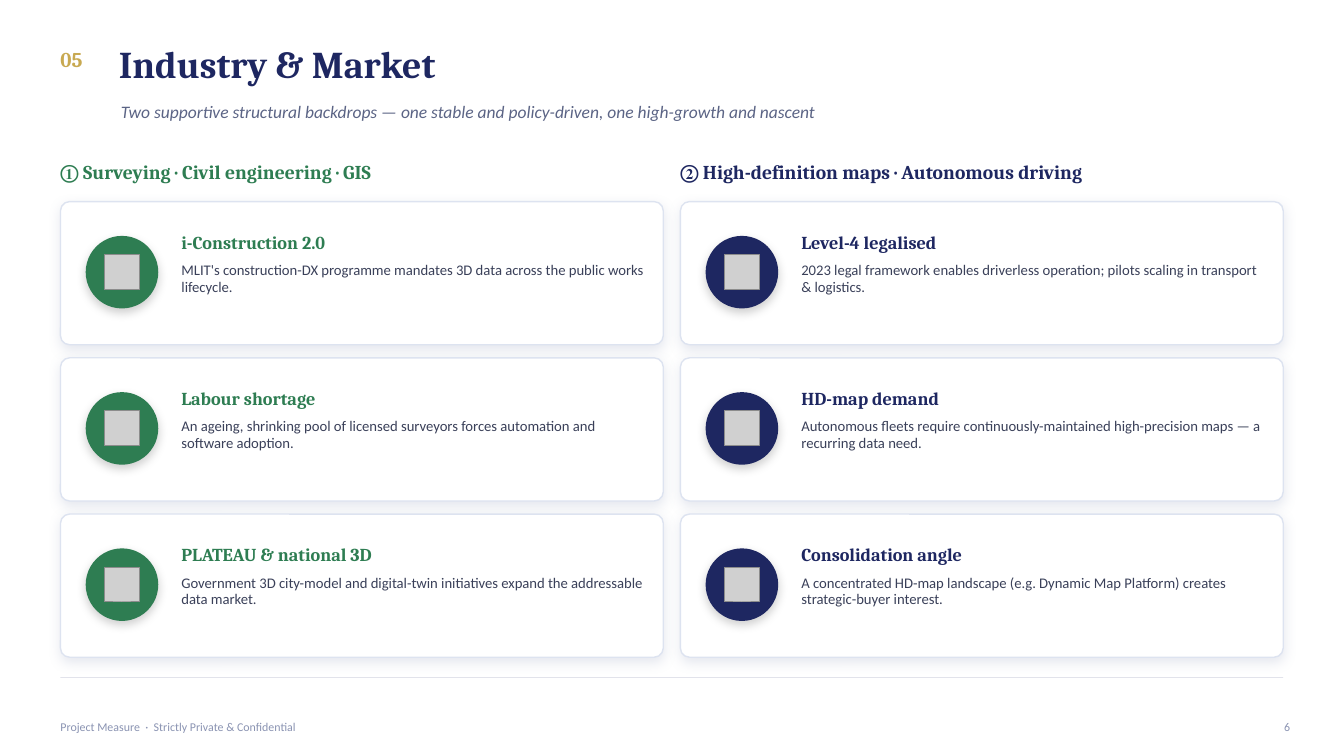
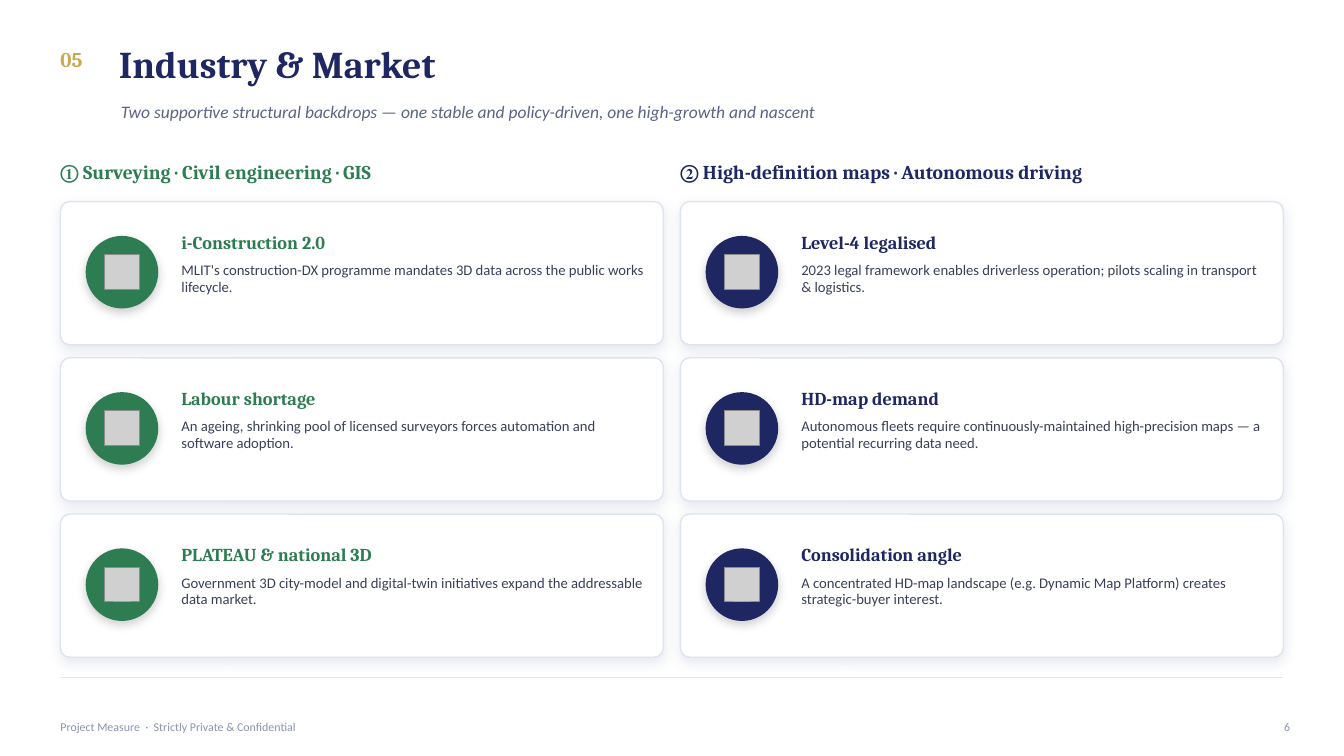
Before and after one commit to ankimo1210/projects, a slide deck: slide 6 of aisan_lbo_case/docs/AISAN_4667_Take_Private_Case_Study.pptx. Drawn at 1344x756 pixels with LibreOffice and Linux fonts; fonts in the diff are those of the drawing; grey boxes stand for pictures. Boxes give left, top, right and bottom in pixels: in the first picture for what was removed or moved away, otherwise in the second. Text is boxed around its words. In the diff, an @@ line names an element or a change of style, - is before the commit and + after.

```diff
--- a/aisan_lbo_case/docs/AISAN_4667_Take_Private_Case_Study.pptx
+++ b/aisan_lbo_case/docs/AISAN_4667_Take_Private_Case_Study.pptx
@@ text at [801, 421, 1260, 451]: text changed @@
-Autonomous fleets require continuously-maintained high-precision maps — a recurring data need.
+Autonomous fleets require continuously-maintained high-precision maps — a potential recurring data need.
```
Also in this commit, not shown: 8 other slides changed, 1 slide added, 4 other files.
